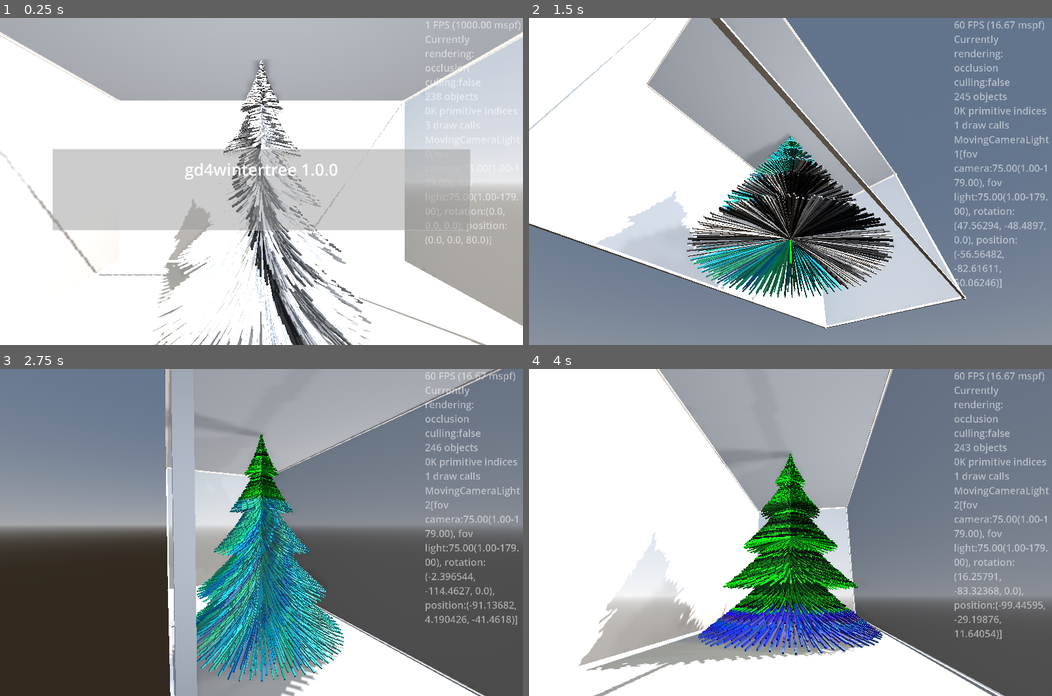
Above: before the commit, frames 1-4 (two rows, left to right).
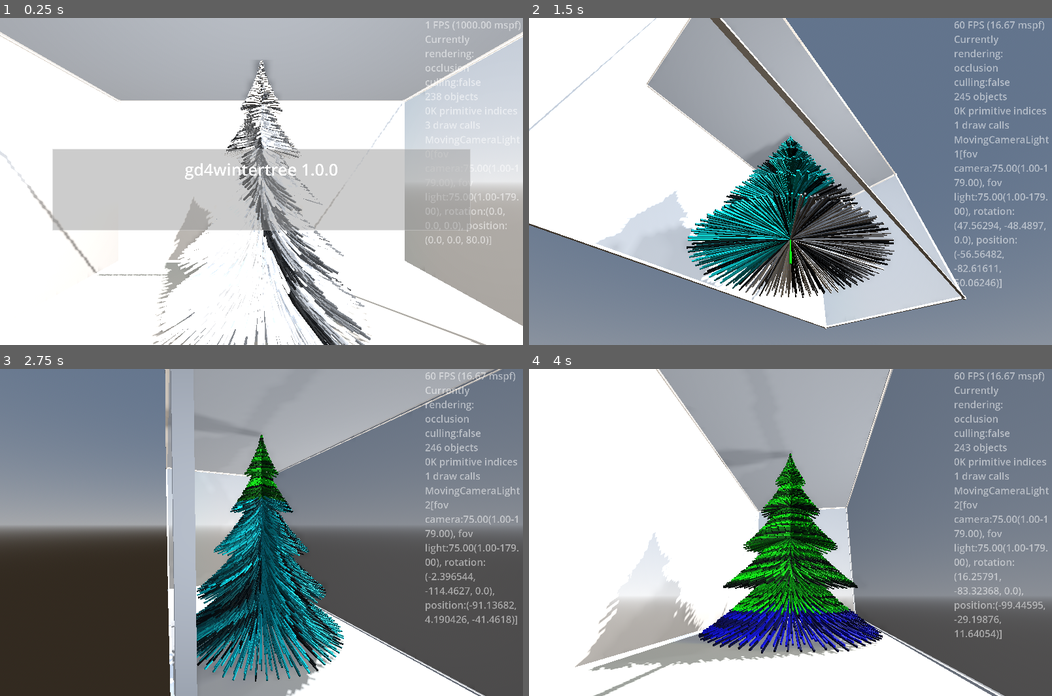
Above: after the commit, the same moments.

Repository: kasworld/gd4wintertree
Game: Godot game, scene res://main.tscn
Same seed, same stepped clock (60 frames per second), same inputs: the game is played once before the commit and once after it.
Inputs (mouse positions are in pixels of both pictures, inside the frame that each line leads up to):
- Up to frame 1 (0.25 s): no input
- Up to frame 2 (1.5 s): tap Enter at 0.5 s; move the mouse to (905, 165) at 0.52 s; hold Right 0.53-1.28 s; tap Q at 0.6 s; click (905, 165) at 0.67 s; move the mouse to (685, 197) at 1.27 s; hold Down from 1.28 s (still down); tap E at 1.35 s
- Up to frame 3 (2.75 s): move the mouse to (313, 460) at 2.02 s; release Down at 2.03 s; hold Right from 2.03 s (still down); tap Enter at 2.1 s
- Up to frame 4 (4 s): move the mouse to (764, 597) at 2.77 s; release Right at 2.78 s; hold Up 2.78-3.53 s; tap Q at 2.85 s; click (764, 597) at 2.92 s; move the mouse to (947, 581) at 3.52 s; hold Left from 3.53 s (still down); tap E at 3.6 s

The runs differ from the first frame. In frame 1, 7.9% of the frame differs, in the area x 29-71%, y 13-100%; in frame 2, 10%, in the area x 18-70%, y 36-86%; in frame 3, 10%; in frame 4, 8.5%.

Commit message:
rename to linetree_animate add rotate

Diff:
--- a/main.gd
+++ b/main.gd
@@ -58,7 +58,8 @@
 var color_fn :Callable = RandomColor.pure_color
 var ani_dir_data := ShuffleIter.new( [AniDir.Up, AniDir.Down, AniDir.Left , AniDir.Right] )
 var change_count := 0
-func linetree_color_animate() -> void:
+func linetree_animate(delta :float) -> void:
+	$LineTree.rotate_y(delta)
 	var lines :MultiMeshShape = $LineTree.get_lines()
 	var co :Color = color_fn.call(color_fn_args.get_current())
 	var ani_ended :bool = false
@@ -99,10 +100,10 @@
 func random_color() -> Color:
 	return NamedColorList.color_list.pick_random()[0]
 
-func _process(_delta: float) -> void:
+func _process(delta: float) -> void:
 	var now := Time.get_unix_time_from_system()
 	label_demo()
-	linetree_color_animate()
+	linetree_animate(delta)
 	if $MovingCameraLightHober.is_current_camera():
 		$MovingCameraLightHober.move_hober_around_z(now/2.3, Vector3.ZERO, WorldSize.length()/2, WorldSize.length()/4 )
 	elif $MovingCameraLightAround.is_current_camera():
